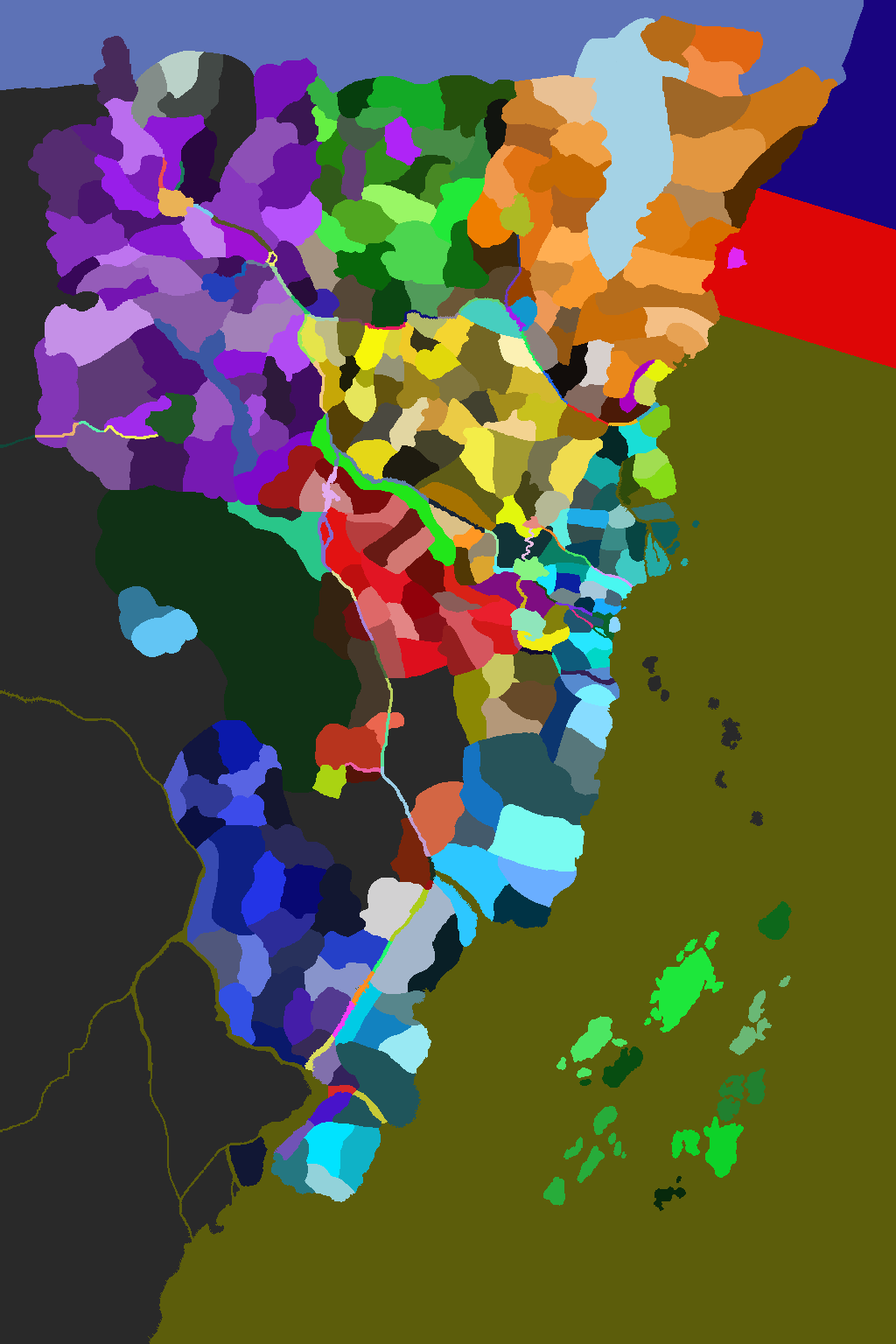
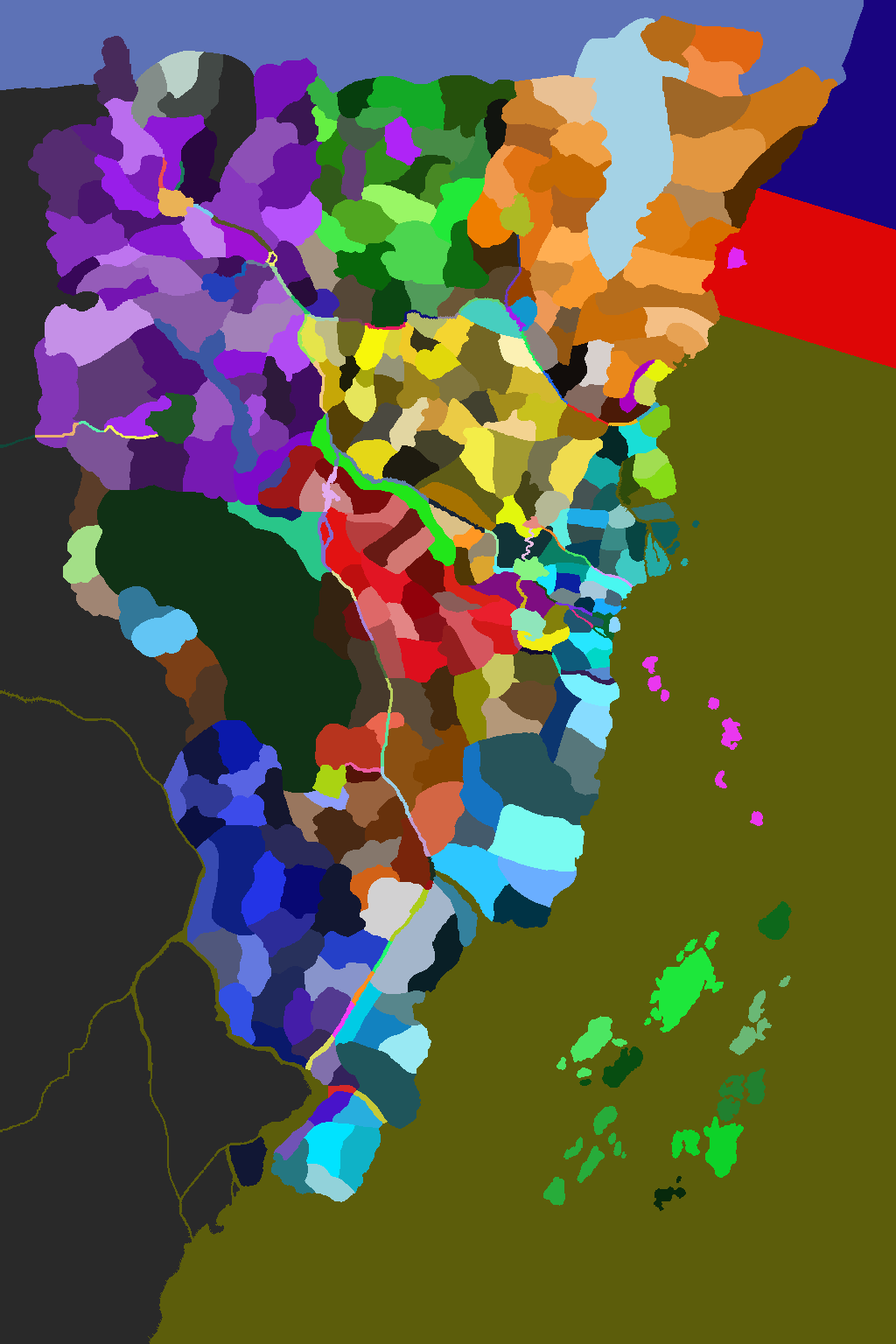
Comparing the layer stacks of the two 896 x 1344 images. Changes:
painted on "river_provinces" over box(269, 276, 478, 1124)
painted on "sea2" over box(274, 482, 763, 1201)
painted on "ide" over box(233, 467, 237, 471)
painted on "icuhi" over box(233, 456, 289, 492)
painted on "crane_provinces" over box(328, 656, 620, 1201)
painted on "bayushi" over box(408, 669, 436, 683)
painted on "soshi" over box(259, 456, 291, 492)
painted on "yasuki & Hida" over box(274, 984, 362, 1152)
painted on "ronin" over box(303, 664, 470, 864)
painted on "shinsei bortherhood" over box(69, 466, 402, 877)
added layer "moth" in group "minor clans" over box(62, 524, 103, 584)
painted on "forests" over box(288, 61, 626, 521)
painted on "mountains" over box(219, 456, 400, 912)
painted on "rokugan grey map" over box(380, 656, 763, 826)
painted on "sea" over box(708, 698, 763, 824)
